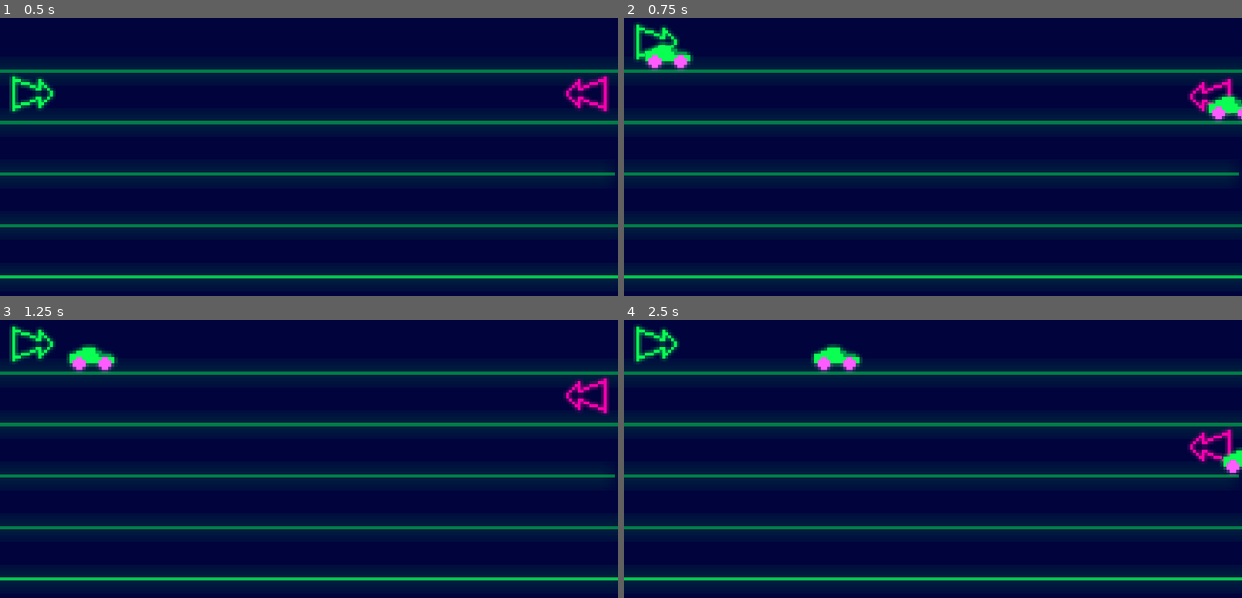
Above: before the commit, frames 1-4 (two rows, left to right).
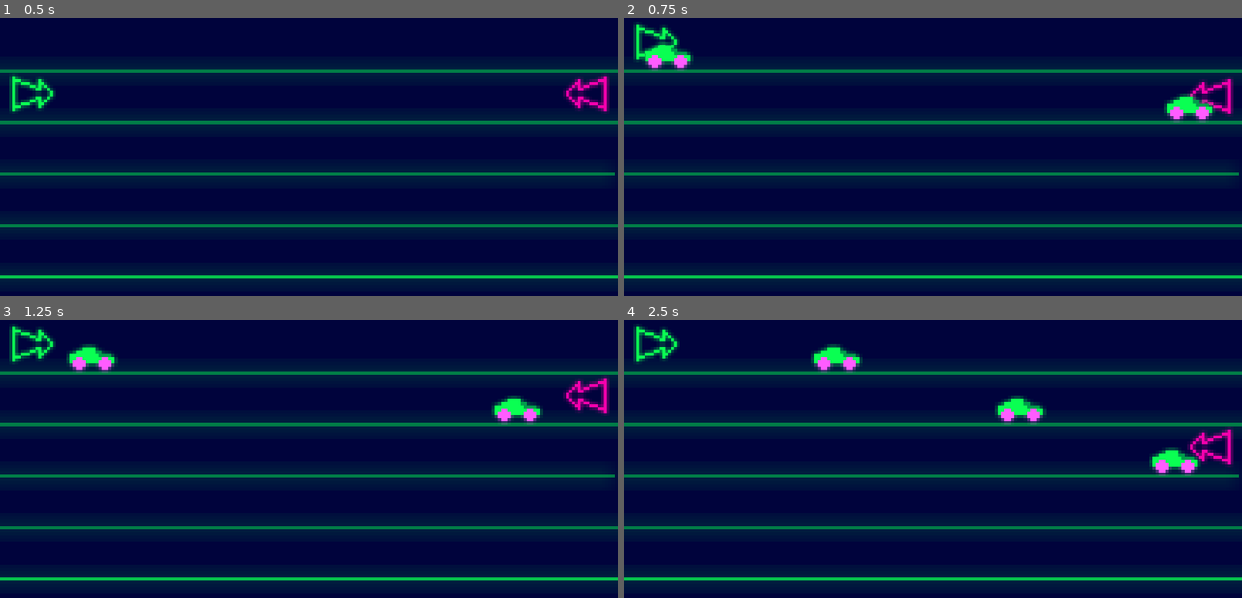
Above: after the commit, the same moments.

Repository: Neppord/battery-pact
Game: Godot game, scene res://main.tscn
The game is run twice, just before and just after one commit, with the same random seed, the same clock (stepped at 60 frames per second) and the same inputs.
Inputs:
- Up to frame 1 (0.5 s): no input
- Up to frame 2 (0.75 s): tap Enter (player_2_spawn) at 0.5 s; hold W (player_1_up) from 0.53 s (still down); tap Space (player_1_spawn) at 0.6 s
- Up to frame 3 (1.25 s): keep holding W (player_1_up)
- Up to frame 4 (2.5 s): release W (player_1_up) at 1.28 s; hold S (player_1_down) 1.28-2.03 s; tap Down (player_2_down) at 1.35 s; hold W (player_1_up) from 2.03 s (still down); tap Enter (player_2_spawn) at 2.1 s

Frame 1 is identical in both runs. In frame 2, 1.0% of the frame differs, in the area x 87-100%, y 27-38%; in frame 3, 0.6%; in frame 4, 1.5%, in the area x 60-100%, y 27-57%.

Commit message:
Set the toys velocity to the players direction
Co-authored-by: Karl Wängberg <karlwangberg@gmail.com>

Diff:
--- a/main.gd
+++ b/main.gd
@@ -4,6 +4,9 @@
 
 func spawn_left(toy_position: Vector2) -> void:
 	spawn(toy_position, Vector2.RIGHT)
+
+func spawn_right(toy_position: Vector2) -> void:
+	spawn(toy_position, Vector2.LEFT)
 
 func spawn(toy_position: Vector2, direction: Vector2) -> void:
 	var toy := TOY.instantiate()
--- a/main.tscn
+++ b/main.tscn
@@ -106,4 +106,4 @@
 toy_scene = ExtResource("4_lquwl")
 
 [connection signal="spawned_toy" from="Player1Arrow" to="." method="spawn_left"]
-[connection signal="spawned_toy" from="Player2Arrow" to="." method="spawn_left"]
+[connection signal="spawned_toy" from="Player2Arrow" to="." method="spawn_right"]
Not shown, changed: TODO.md
